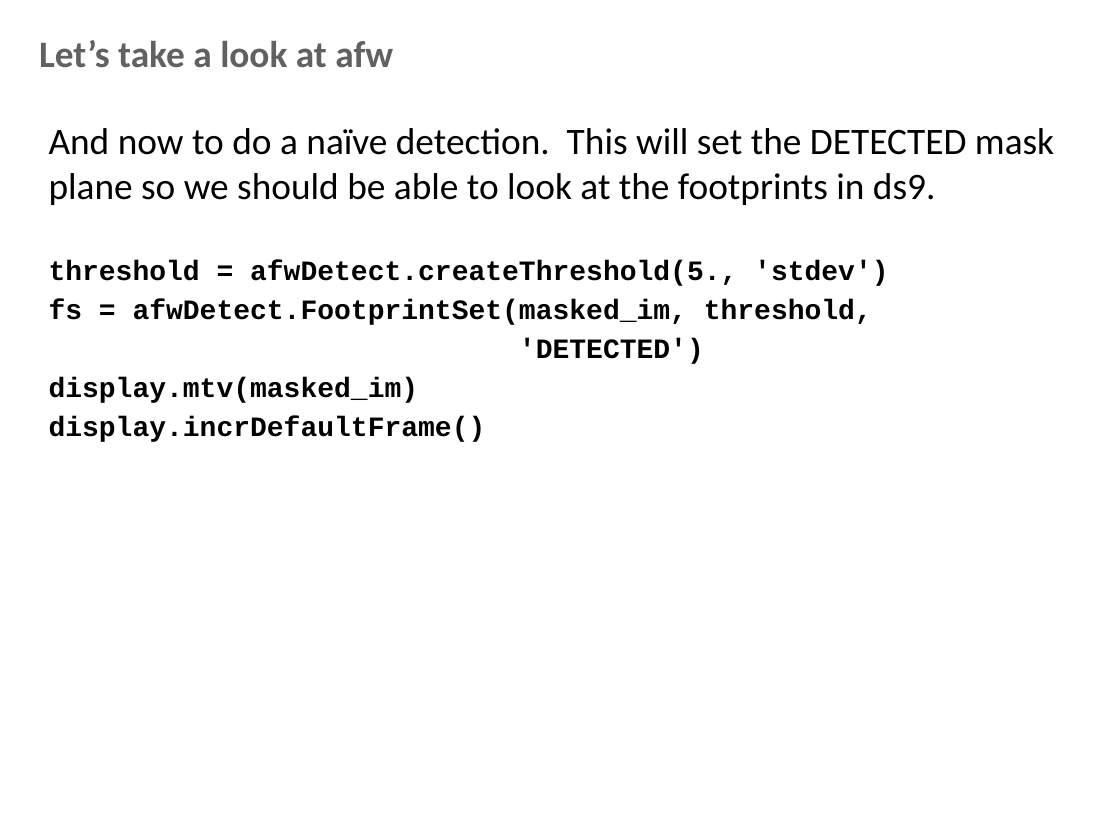
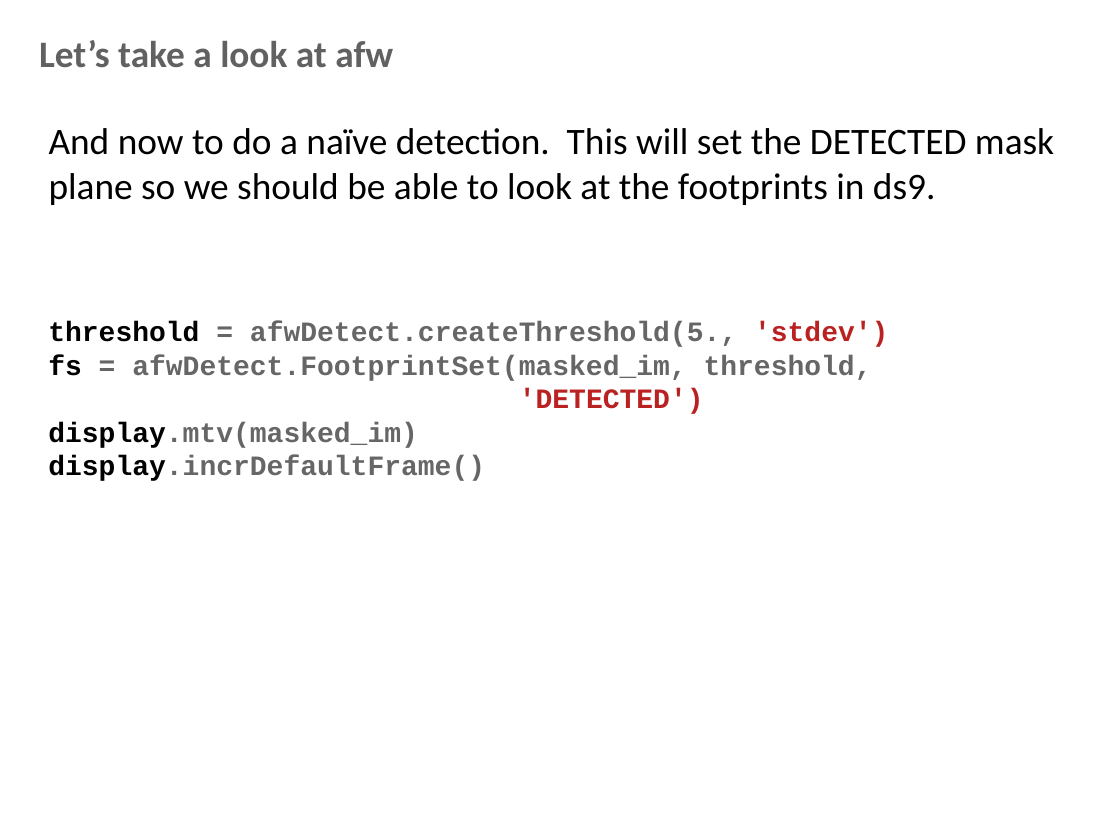
Before and after one commit to lsst-dm/Oct15_bootcamp, a slide deck: slide 18 of documents/afw_lecture.pptx. Drawn at 1120x840 pixels with LibreOffice and Linux fonts; fonts in the diff are those of the drawing; background and template pictures are left out. Boxes give left, top, right and bottom in pixels: in the first picture for what was removed or moved away, otherwise in the second. Text is boxed around its words. In the diff, an @@ line names an element or a change of style, - is before the commit and + after.

```diff
--- a/documents/afw_lecture.pptx
+++ b/documents/afw_lecture.pptx
@@ text at [49, 260, 888, 442]: paragraphs removed @@
-threshold = afwDetect.createThreshold(5., 'stdev')
-fs = afwDetect.FootprintSet(masked_im, threshold,
-'DETECTED')
-display.mtv(masked_im)
-display.incrDefaultFrame()
@@ text added at [48, 321, 888, 481], 18 pt, text #666666, bold @@
+threshold = afwDetect.createThreshold(5., 'stdev')
+fs = afwDetect.FootprintSet(masked_im, threshold,
+'DETECTED')
+display.mtv(masked_im)
+display.incrDefaultFrame()
```
Also in this commit, not shown: 16 other slides changed, 10 slides added, 4 slides removed, 2 other files.
